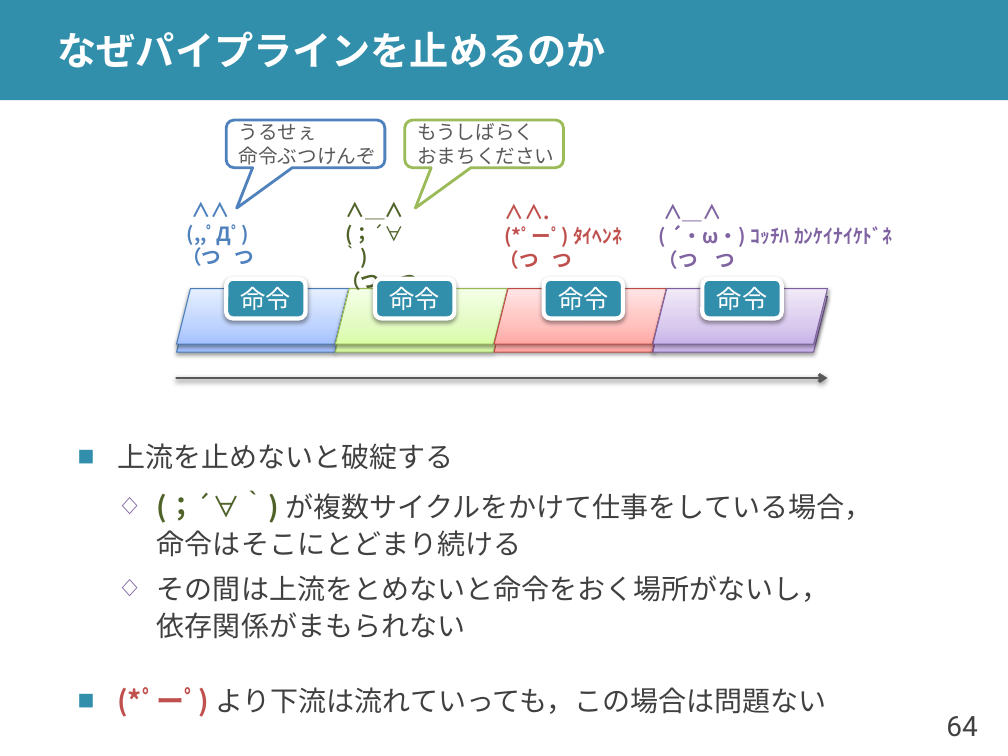
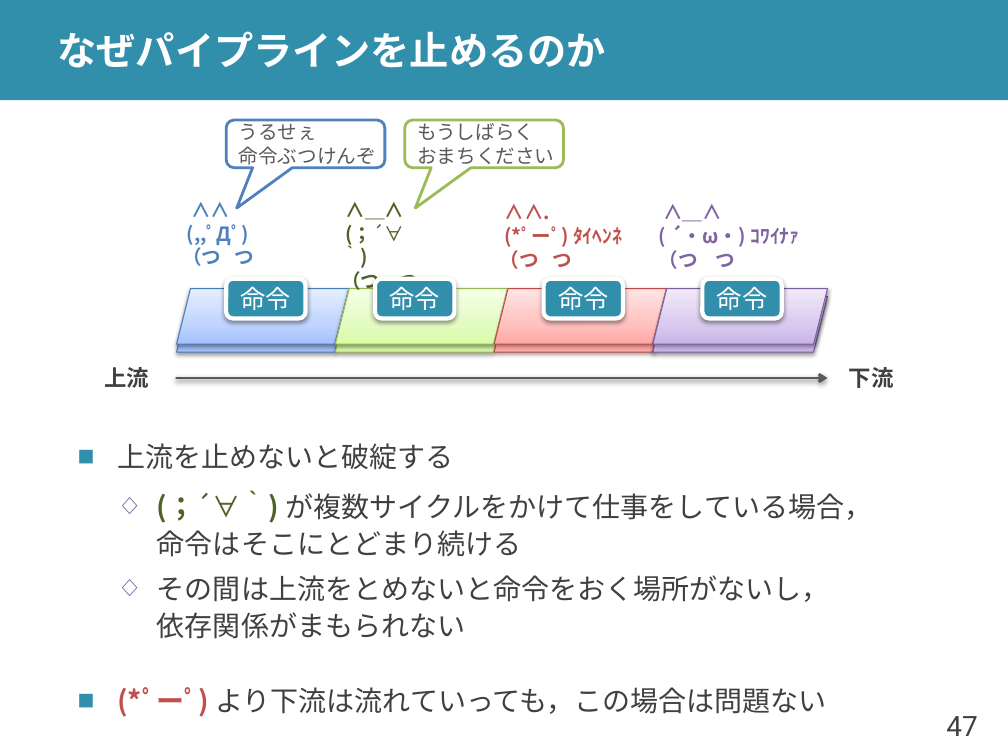
Before and after one commit to shioyadan/advanced-computer-organization, a slide deck: slide 47 of aco-shioya-04.pptx (slide 64 before the commit). Drawn at 1008x756 pixels with LibreOffice and Linux fonts; fonts in the diff are those of the drawing. Boxes give left, top, right and bottom in pixels: in the first picture for what was removed or moved away, otherwise in the second. Text is boxed around its words. In the diff, an @@ line names an element or a change of style, - is before the commit and + after.

```diff
--- a/aco-shioya-04.pptx
+++ b/aco-shioya-04.pptx
@@ text at [671, 225, 799, 247]: text changed @@
-( ´・ω・) ｺｯﾁﾊ ｶﾝｹｲﾅｲｹﾄﾞﾈ
+( ´・ω・) ｺﾜｲﾅｧ
@@ text added at [105, 367, 150, 388], 16 pt, text #404040, bold @@
+上流
@@ text added at [849, 367, 894, 388], 16 pt, text #404040, bold @@
+下流
@@ page number at [946, 716, 977, 736]: text changed @@
-64
+47
```
Also in this commit, not shown: 13 other slides changed, 15 slides added, 11 slides removed, 2 other files.
